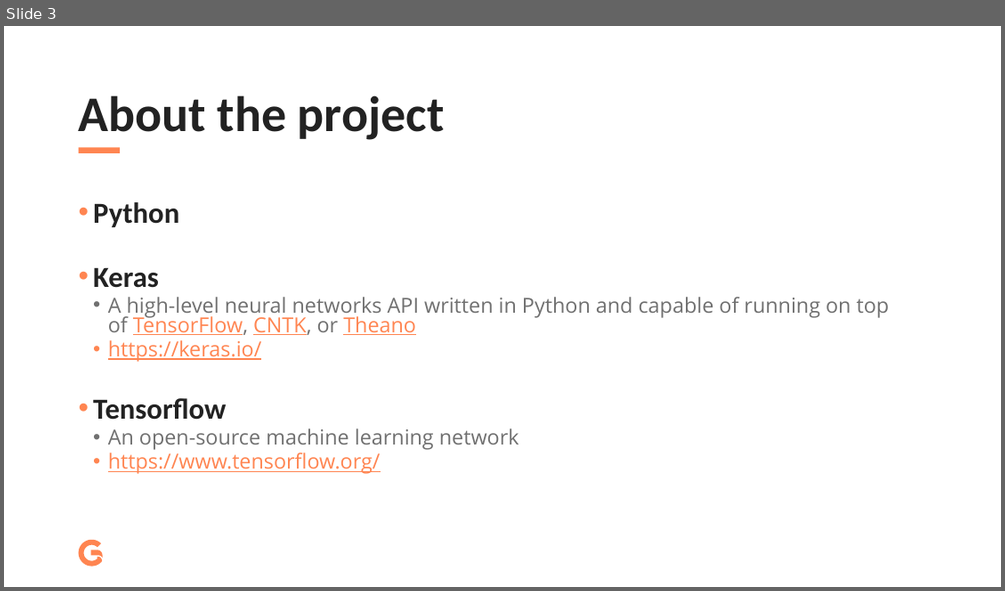
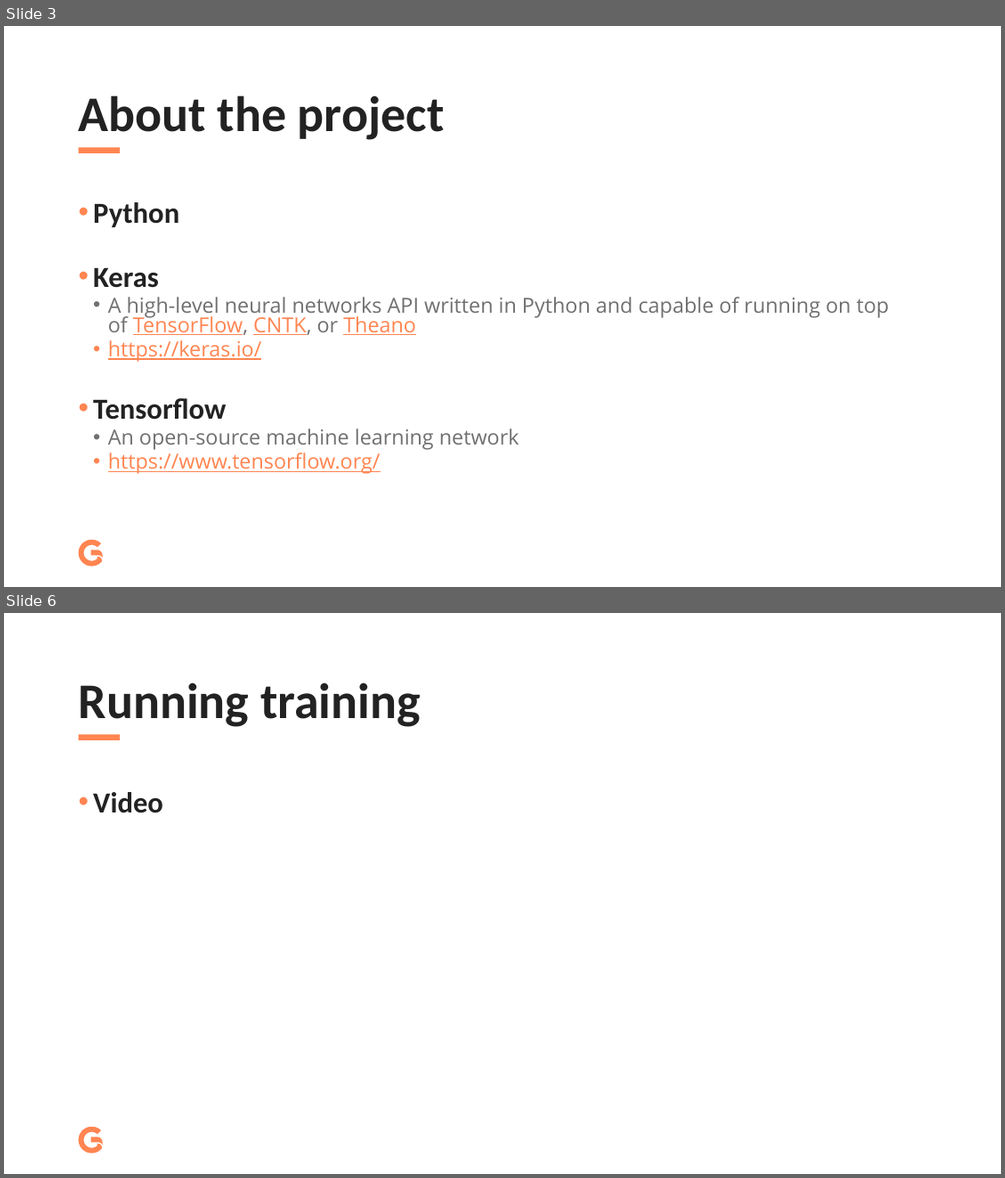
Before and after one commit to antsim/sausage-ai, a slide deck: presentation.pptx. Shown one above the other, each under a label of ours: slide 3 before the commit, slides 3 and 6 after it; the slides between them are not shown. The pictures are 1005x591 and 1005x1178 pixels, drawn with LibreOffice and Linux fonts; fonts in the diff are those of the drawing. Boxes give left, top, right and bottom in pixels: in the first picture for what was removed or moved away, otherwise in the second. Text is boxed around its words. In the diff, an @@ line names an element or a change of style, - is before the commit and + after.

```diff
--- a/presentation.pptx
+++ b/presentation.pptx
@@ slide 6 added at bbox=[4, 613, 1001, 1174], background #FFFFFF; not listed: 2 template elements that a slide beside it also shows @@
@@ title added at bbox=[79, 682, 421, 727], 48 pt, text #222222, bold @@
+Running training
@@ text added at bbox=[93, 792, 163, 813], 28 pt, text #222222, bold @@
+• Video
```
Also in this commit, not shown: 1 slide changed, 5 other slides added, 1 other file.
